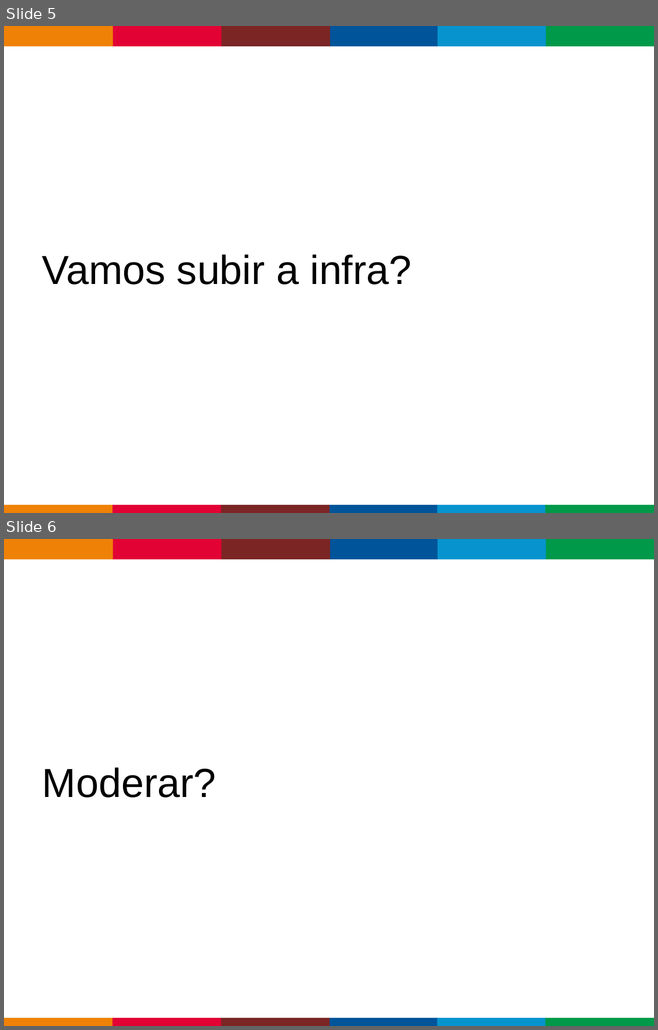
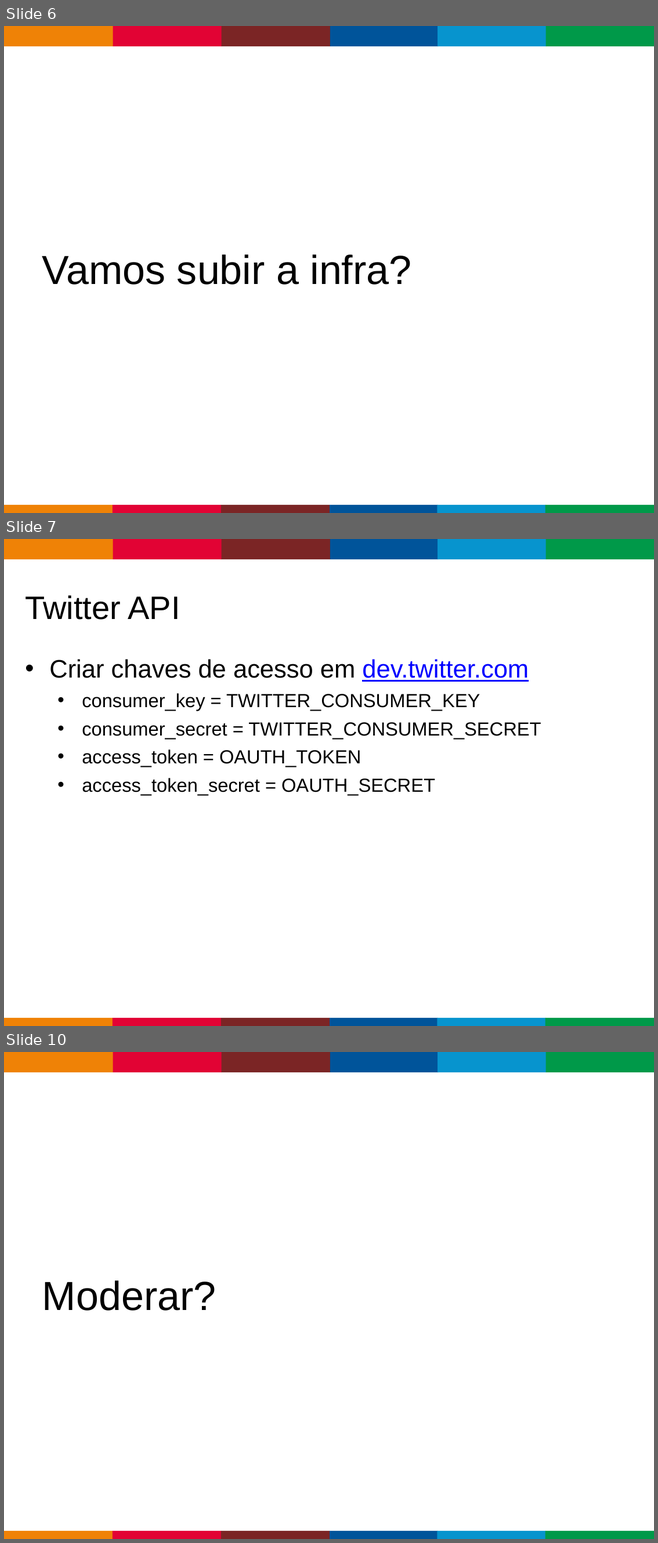
Before and after one commit to ficosta/TDC-2014-TvDigital-Twitter, a slide deck: Twitter e TV DIGITAL.pptx. Shown one above the other, each under a label of ours: slides 5 and 6 before the commit, slides 6, 7 and 10 after it; the slides between them are not shown. The pictures are 658x1030 and 658x1543 pixels, drawn with LibreOffice and Linux fonts; fonts in the diff are those of the drawing; background and template pictures are left out. Boxes give left, top, right and bottom in pixels: in the first picture for what was removed or moved away, otherwise in the second. Text is boxed around its words. In the diff, an @@ line names an element or a change of style, - is before the commit and + after.

```diff
--- a/Twitter e TV DIGITAL.pptx
+++ b/Twitter e TV DIGITAL.pptx
@@ slide 7 added at [4, 539, 654, 1026], background #FFFFFF; not listed: 13 template elements that a slide beside it also shows @@
@@ title added at [25, 595, 180, 620], 36 pt, text #000000 @@
+Twitter API
@@ text added at [49, 659, 540, 795], 21 pt, text #000000 @@
+• Criar chaves de acesso em dev.twitter.com
+  • consumer_key = TWITTER_CONSUMER_KEY
+  • consumer_secret = TWITTER_CONSUMER_SECRET
+  • access_token = OAUTH_TOKEN
+  • access_token_secret = OAUTH_SECRET
@@ what was slide 5 is now slide 6 @@
@@ what was slide 6 is now slide 10 @@
```
Also in this commit, not shown: 6 slides changed, 6 other slides added, 1 slide removed, 3 other files.
